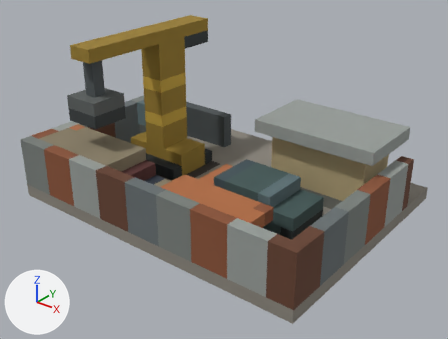
What one commit did to the glTF model models/map/Claude_scrapyard_building/Claude_scrapyard_building.glb.
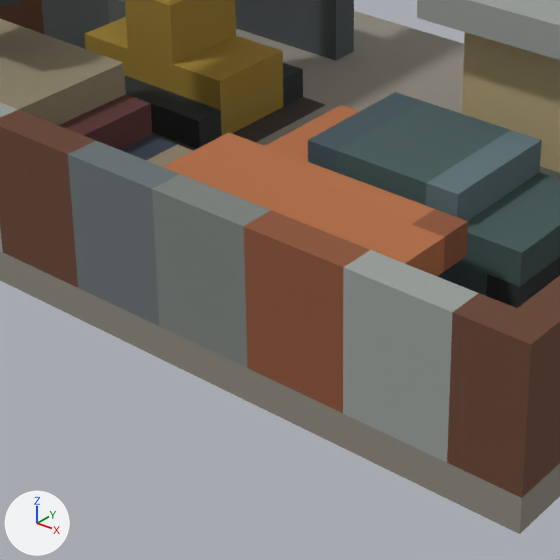
Old and new are each drawn whole from a camera (50 mm lens) standing at (14.07, -17.74, 12.21) and looking at (0.41, -0.67, 1.63) and again close up on the part from 22% to 69% of the width and 37% to 98% of the height. The axes (+X, +Y, +Z) are drawn at lower left. The lights are the same throughout. The first two pictures are the older version. Vertices at exactly the same position are counted once.

The scene before the commit, as lines of its bpy script (objects in view):
```python
me_claude_scrapyard_building = bpy.data.meshes.new('Claude_scrapyard_building')
me_claude_scrapyard_building.from_pydata(...)  # 408 vertices, 604 faces; spans x -6.5..6.5, y -5.0..5.0, z 0.0..6.5
me_claude_scrapyard_building.materials.append(mat_claude_scrapyard_building_vertex_colour)
ob_claude_scrapyard_building = bpy.data.objects.new('Claude_scrapyard_building', me_claude_scrapyard_building)
ob_claude_scrapyard_building.location = (0.0, 0.0, 0.0)
```
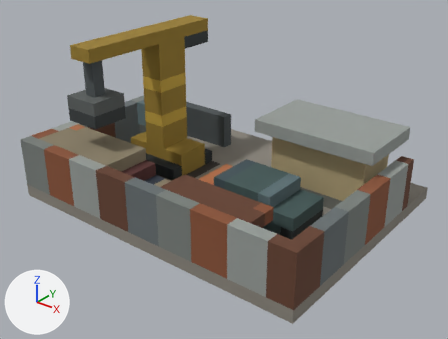
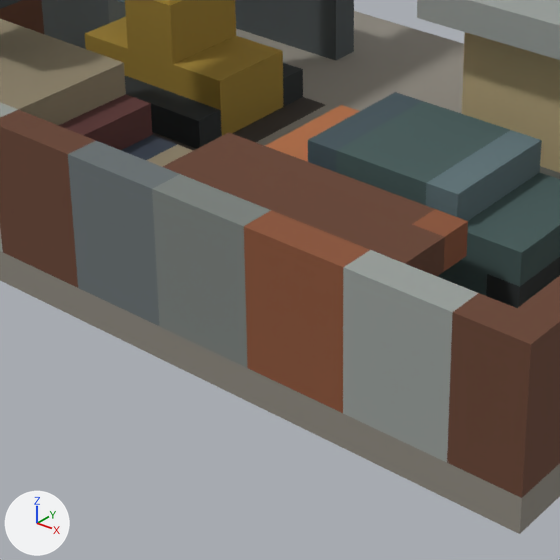
Changed parts and their boxes [x1, y1, x2, y2] in the close-ups (560 x 560 px):
part 1 of me_claude_scrapyard_building, recoloured (orange to brown): [163, 133, 445, 276] in both

What the commit changed:
me_claude_scrapyard_building has 408 vertices, 604 faces and spans x -6.5..6.5, y -5.0..5.0, z 0.0..6.5.
me_claude_scrapyard_building is used by ob_claude_scrapyard_building; location (0.0, 0.0, 0.0).
me_claude_scrapyard_building part 1: 14 faces centred in x 0.0..4.0, y -4.0..-2.5, z 1.5..2.0 are repainted in the vertex colours; the middle colour goes from orange #b36e44 to brown #674230.
